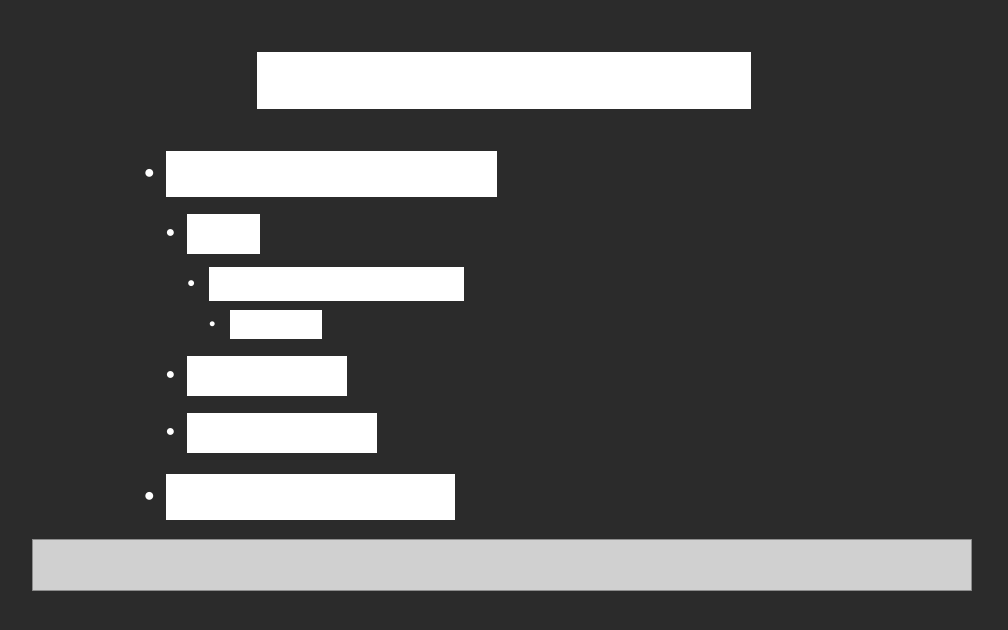
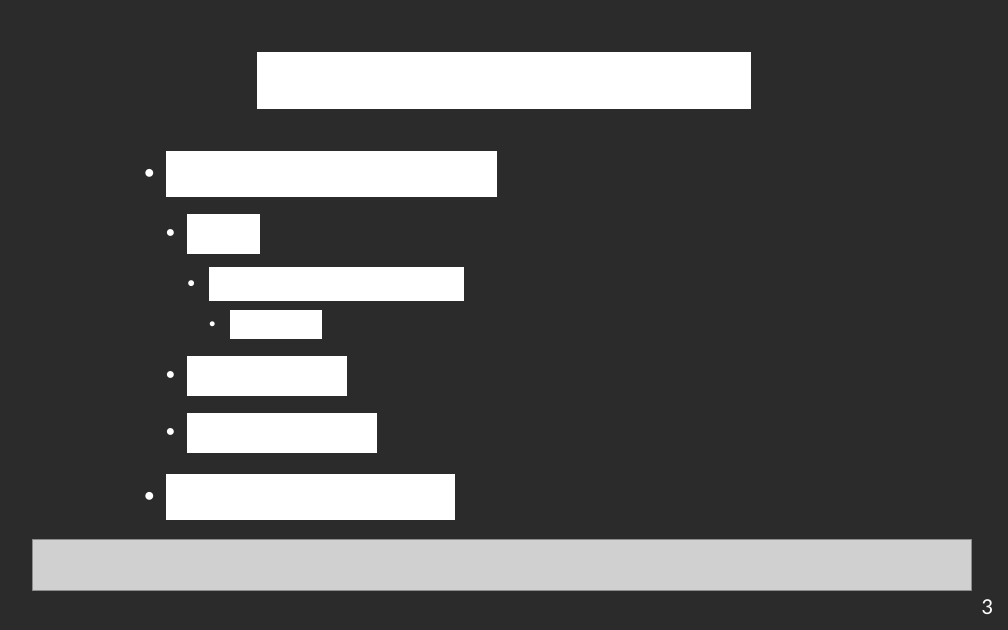
Before and after one commit to edri/EasyGoing, a slide deck: slide 4 of doc/other/presentation_finale/presentation_finale.odp. Drawn at 1008x630 pixels with LibreOffice and Linux fonts; fonts in the diff are those of the drawing; grey boxes stand for pictures; background and template pictures are left out; a plain dark background stands for a picture behind light text. Boxes give left, top, right and bottom in pixels: in the first picture for what was removed or moved away, otherwise in the second. Text is boxed around its words. In the diff, an @@ line names an element or a change of style, - is before the commit and + after.

```diff
--- a/doc/other/presentation_finale/presentation_finale.odp
+++ b/doc/other/presentation_finale/presentation_finale.odp
@@ text added at bbox=[981, 599, 993, 614], 18 pt, text #FFFFFF @@
+3
```
Also in this commit, not shown: 8 other slides changed, 1 slide added, 1 other file.
